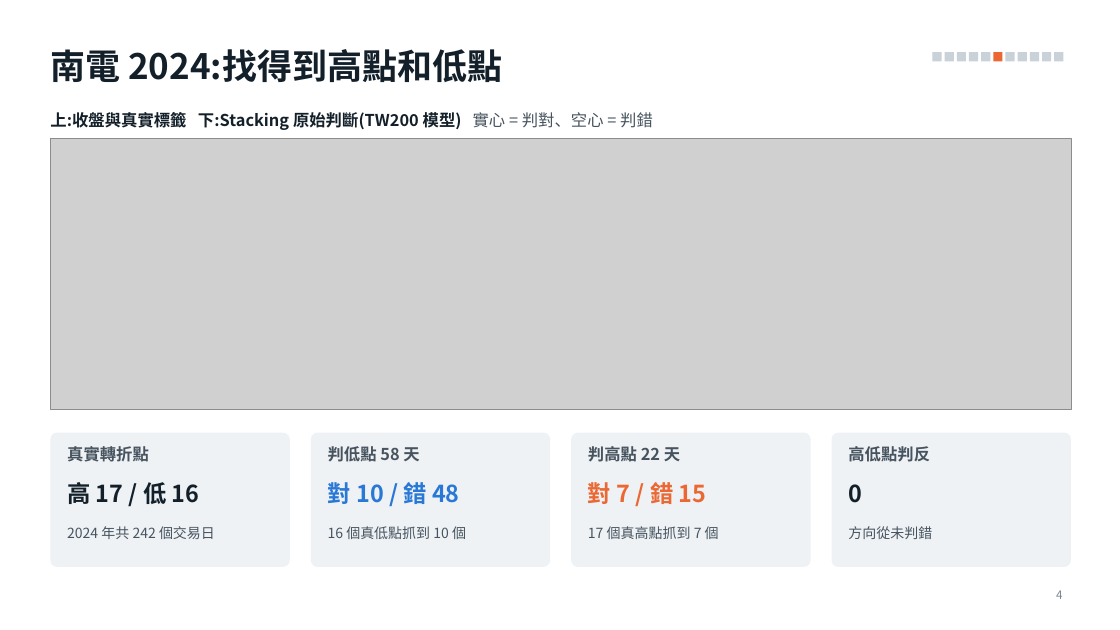
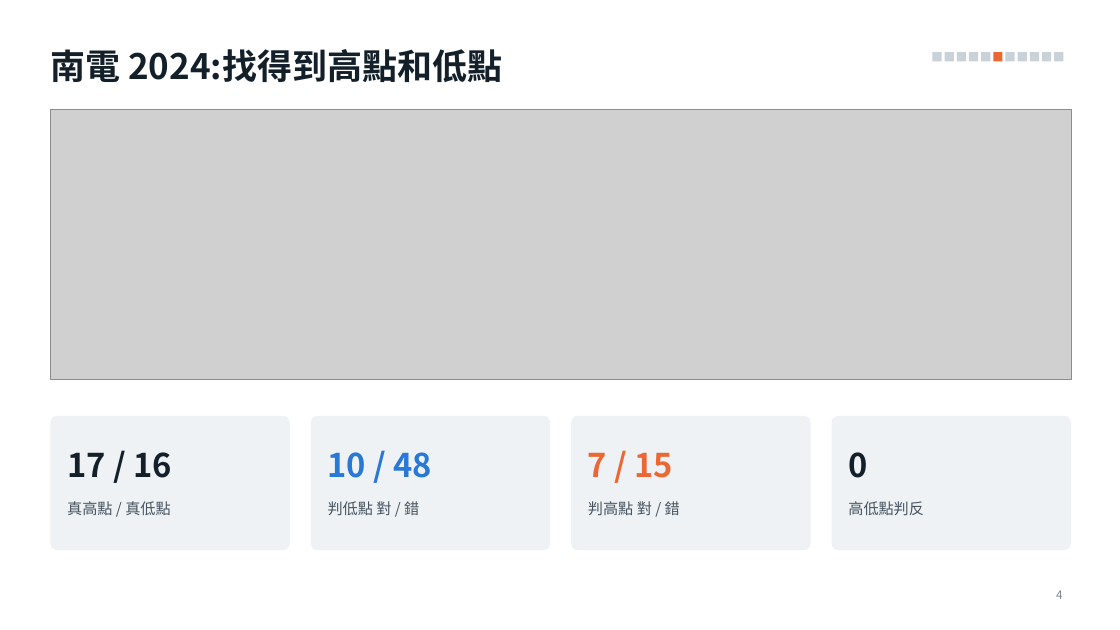
Before and after one commit to alextixu/fcukproject, a slide deck: slide 4 of method_kline_peak/report/kline_peak_report.pptx. Drawn at 1120x630 pixels with LibreOffice and Linux fonts; fonts in the diff are those of the drawing; grey boxes stand for pictures. Boxes give left, top, right and bottom in pixels: in the first picture for what was removed or moved away, otherwise in the second. Text is boxed around its words. In the diff, an @@ line names an element or a change of style, - is before the commit and + after.

```diff
--- a/method_kline_peak/report/kline_peak_report.pptx
+++ b/method_kline_peak/report/kline_peak_report.pptx
@@ picture: place and size @@
-picture at [50,139,1071,409]
+picture at [50,109,1071,380]
@@ text removed at [50,112,653,130] @@
-上:收盤與真實標籤 下:Stacking 原始判斷(TW200 模型) 實心 = 判對、空心 = 判錯
@@ rounded rectangle: place and size @@
-rounded rectangle at [50,433,290,567]
+rounded rectangle at [50,416,290,550]
@@ rounded rectangle: place and size @@
-rounded rectangle at [311,433,550,567]
+rounded rectangle at [311,416,550,550]
@@ rounded rectangle: place and size @@
-rounded rectangle at [832,433,1071,567]
+rounded rectangle at [571,416,811,550]
@@ rounded rectangle: place and size @@
-rounded rectangle at [571,433,811,567]
+rounded rectangle at [832,416,1071,550]
@@ vertical alignment top to middle in 3 elements at [67,452,172,478], [328,452,433,478], [588,452,674,478] @@
@@ text "0": place and size @@
-text "0" at [848,484,862,503]
+text "0" at [848,452,867,478]
@@ text "0" at [848,452,867,478]: size 20 to 28 pt; vertical alignment top to middle @@
@@ text at [67,452,172,478]: text changed; size 20 to 28 pt @@
-高 17 / 低 16
+17 / 16
@@ text at [328,452,433,478]: text changed; size 20 to 28 pt @@
-對 10 / 錯 48
+10 / 48
@@ text at [588,452,674,478]: text changed; size 20 to 28 pt @@
-對 7 / 錯 15
+7 / 15
@@ text at [67,501,170,515]: text changed; size 14 to 13 pt; bold off @@
-真實轉折點
+真高點 / 真低點
@@ text at [328,501,419,515]: text changed; size 14 to 13 pt; bold off @@
-判低點 58 天
+判低點 對 / 錯
@@ text at [588,501,680,515]: text changed; size 14 to 13 pt; bold off @@
-判高點 22 天
+判高點 對 / 錯
@@ text "高低點判反": place and size @@
-text "高低點判反" at [848,446,930,462]
+text "高低點判反" at [848,501,924,515]
@@ text "高低點判反" at [848,501,924,515]: size 14 to 13 pt, bold off @@
@@ text removed at [67,526,215,539] @@
-2024 年共 242 個交易日
@@ text removed at [328,526,466,539] @@
-16 個真低點抓到 10 個
@@ text removed at [588,526,719,539] @@
-17 個真高點抓到 7 個
@@ text removed at [848,526,932,539] @@
-方向從未判錯
```
Also in this commit, not shown: 8 other slides changed, 1 other file.
